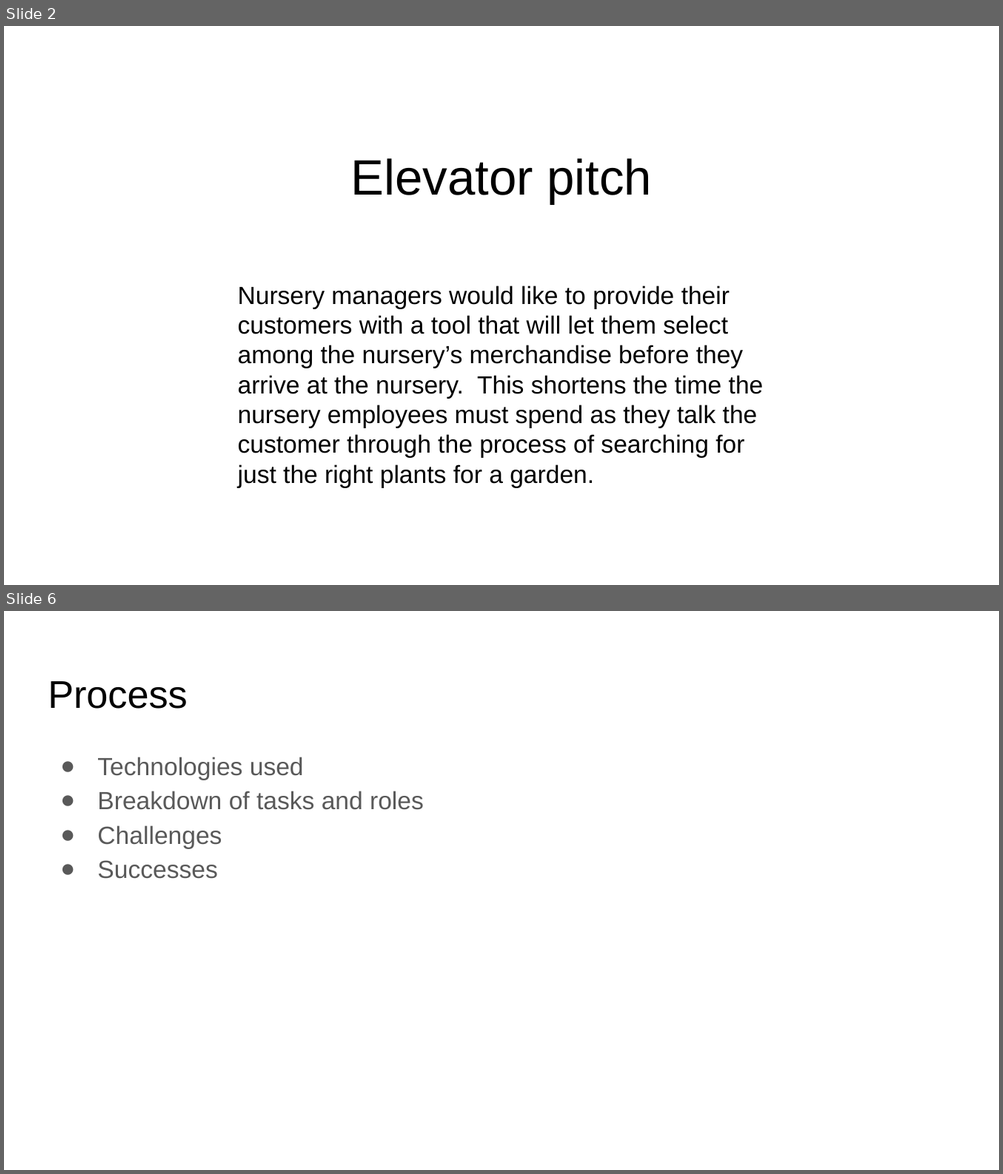
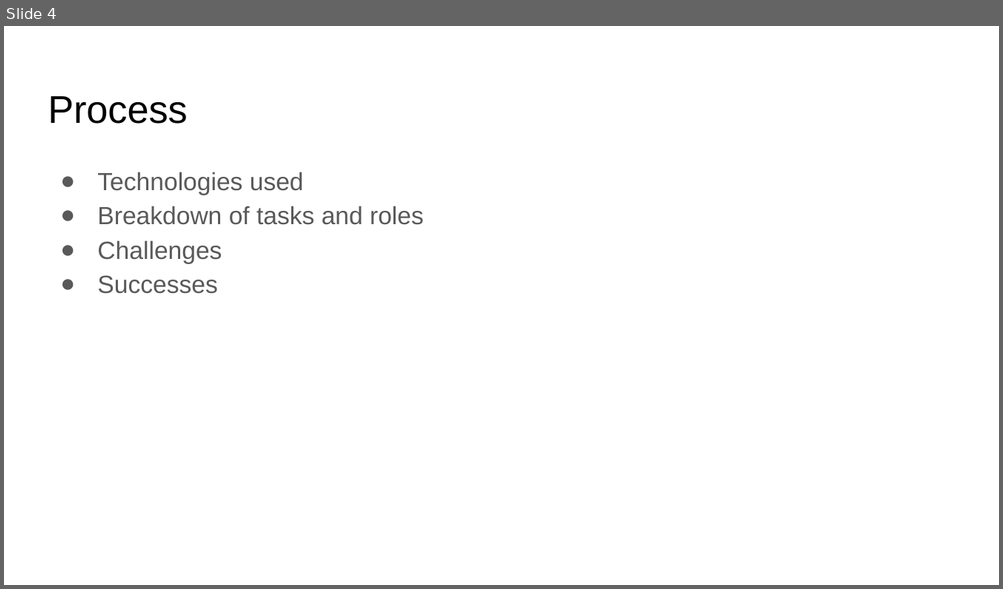
Before and after one commit to JohnSauter/plant_selection_planner, a slide deck: presentation/Plant_Selection_Planner.odp. Shown one above the other, each under a label of ours: slides 2 and 6 before the commit, slide 4 after it; the slides between them are not shown. The pictures are 1003x1174 and 1003x589 pixels, drawn with LibreOffice and Linux fonts; fonts in the diff are those of the drawing. Boxes give left, top, right and bottom in pixels: in the first picture for what was removed or moved away, otherwise in the second. Text is boxed around its words. In the diff, an @@ line names an element or a change of style, - is before the commit and + after.

```diff
--- a/presentation/Plant_Selection_Planner.odp
+++ b/presentation/Plant_Selection_Planner.odp
@@ slide 2 removed at box(4, 26, 999, 585), background #FFFFFF @@
@@ title removed at box(350, 158, 652, 204) @@
-Elevator pitch
@@ text removed at box(238, 286, 763, 488) @@
-Nursery managers would like to provide their customers with a tool that will let them select among the nursery’s merchandise before they arrive at the nursery. This shortens the time the nursery employees must spend as they talk the customer through the process of searching for just the right plants for a garden.
@@ what was slide 6 is now slide 4 @@
```
Also in this commit, not shown: 1 slide changed, 2 slides added, 3 other slides removed, 1 other file.
